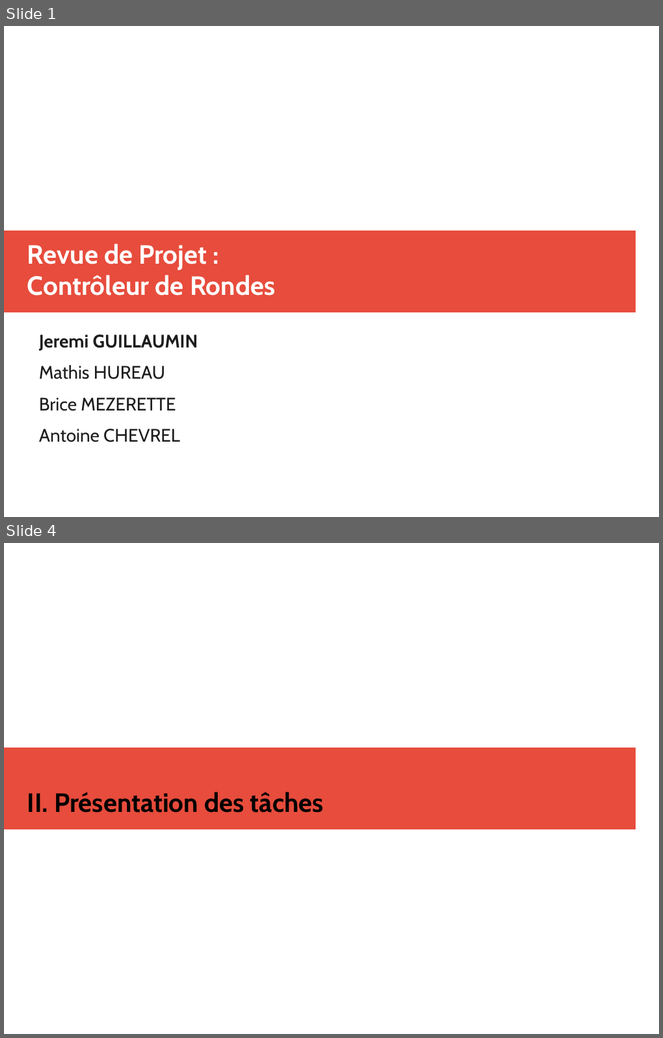
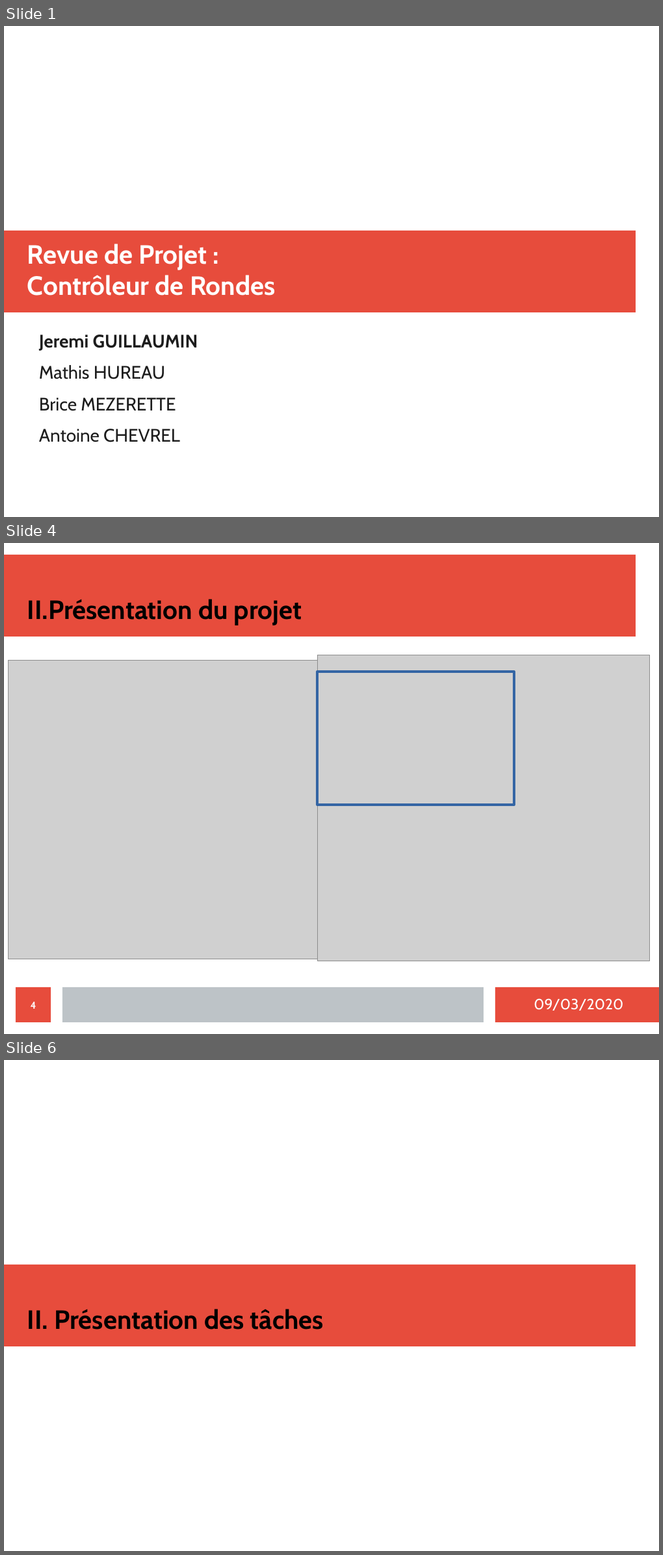
Before and after one commit to MezeretteBrice/Projet_Ronde, a slide deck: SOUTENANCE/Revue2/jeremiguillaumin.odp. Shown one above the other, each under a label of ours: slides 1 and 4 before the commit, slides 1, 4 and 6 after it; the slides between them are not shown. The pictures are 663x1038 and 663x1555 pixels, drawn with LibreOffice and Linux fonts; fonts in the diff are those of the drawing; grey boxes stand for pictures. Boxes give left, top, right and bottom in pixels: in the first picture for what was removed or moved away, otherwise in the second. Text is boxed around its words. In the diff, an @@ line names an element or a change of style, - is before the commit and + after.

```diff
--- a/SOUTENANCE/Revue2/jeremiguillaumin.odp
+++ b/SOUTENANCE/Revue2/jeremiguillaumin.odp
@@ slide 4 added at <box>4,543,659,1034</box>, background #FFFFFF @@
@@ rectangle added at <box>4,555,636,637</box>, fill #E74C3C @@
@@ title added at <box>27,599,302,626</box>, 32 pt, text #000000, bold @@
+II.Présentation du projet
@@ picture added at <box>318,655,650,962</box> @@
@@ picture added at <box>8,660,318,960</box> @@
@@ rectangle added at <box>318,672,515,805</box>, outline #3465A4 3 pt @@
@@ page number added at <box>16,988,51,1023</box>, fill #E74C3C, 12 pt, text #FFFFFF, bold @@
+4
@@ rectangle added at <box>62,988,484,1023</box>, fill #BDC3C7 @@
@@ rectangle added at <box>495,988,659,1023</box>, fill #E74C3C @@
@@ text added at <box>534,999,623,1011</box>, 18 pt, text #FFFFFF @@
+09/03/2020
@@ what was slide 4 is now slide 6 @@
```
Also in this commit, not shown: 3 slides changed, 1 other slide added, 1 slide removed.
